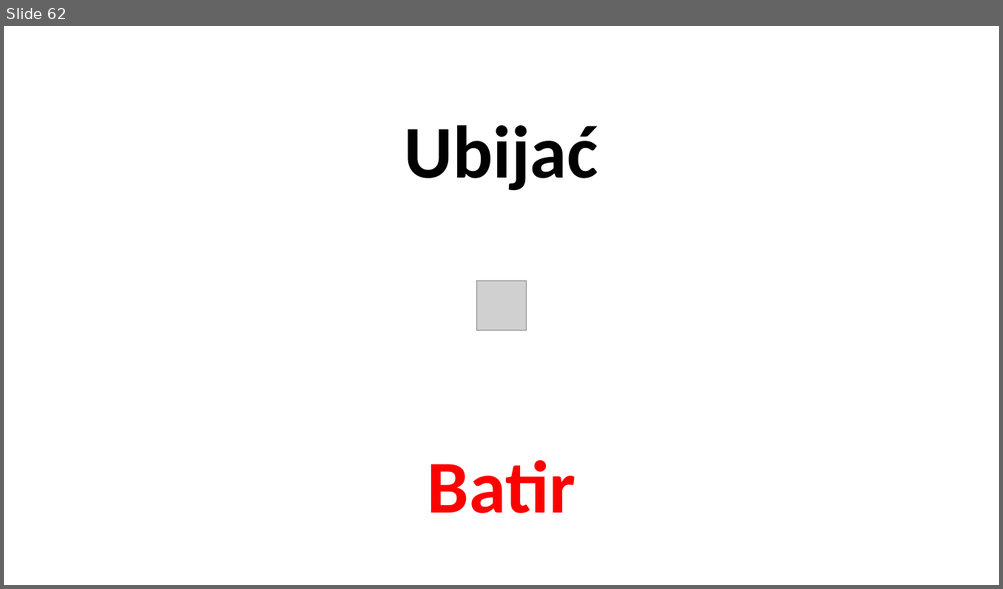
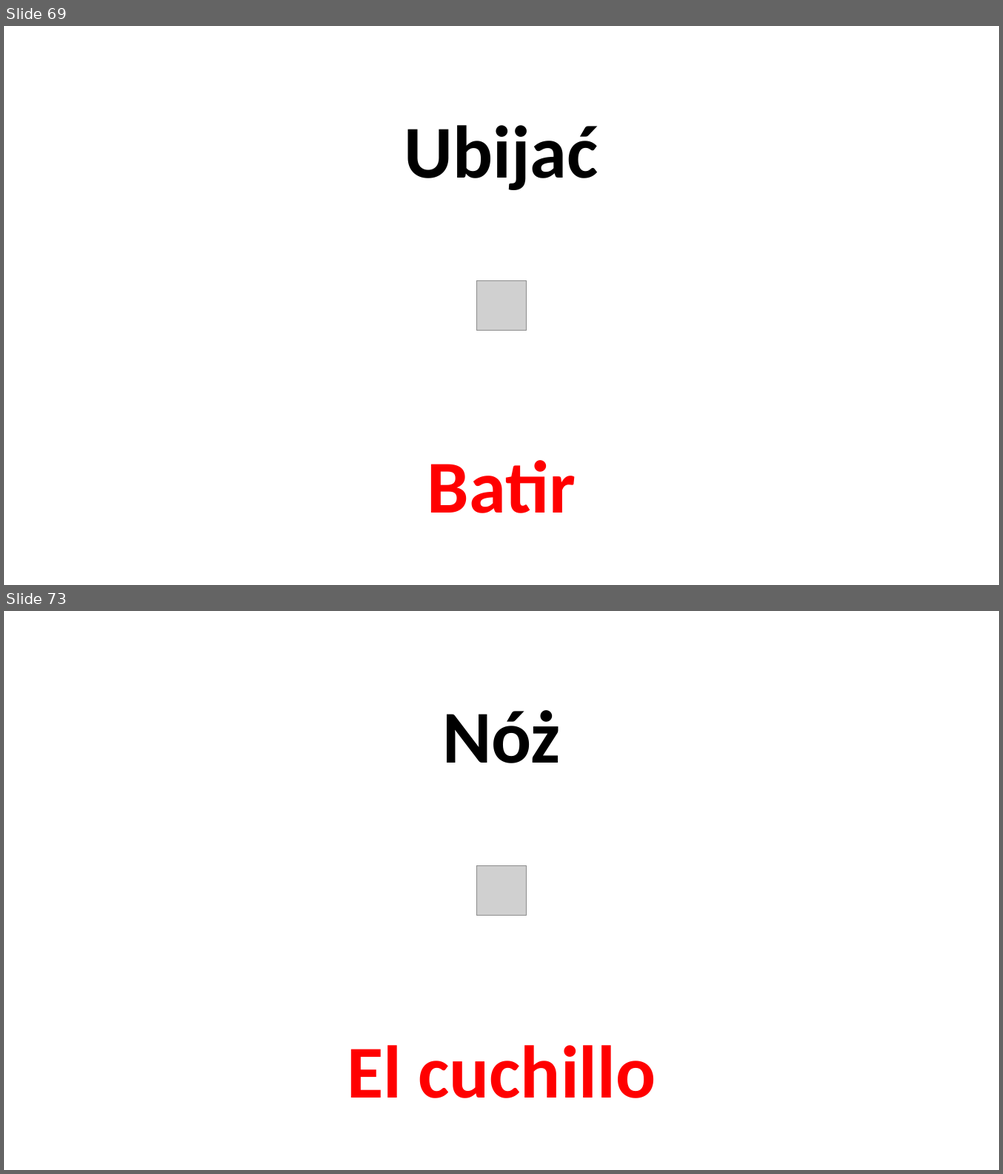
Before and after one commit to wojciechkrakowiak7-arch/Fajna-strona, a slide deck: pliki hiszpański/La comida.pptx. Shown one above the other, each under a label of ours: slide 62 before the commit, slides 69 and 73 after it; the slides between them are not shown. The pictures are 1003x589 and 1003x1174 pixels, drawn with LibreOffice and Linux fonts; fonts in the diff are those of the drawing; grey boxes stand for pictures. Boxes give left, top, right and bottom in pixels: in the first picture for what was removed or moved away, otherwise in the second. Text is boxed around its words. In the diff, an @@ line names an element or a change of style, - is before the commit and + after.

```diff
--- a/pliki hiszpański/La comida.pptx
+++ b/pliki hiszpański/La comida.pptx
@@ slide 73 added at [4,611,999,1170], background #FFFFFF @@
@@ title added at [442,710,560,763], 72 pt, text #000000, bold @@
+Nóż
@@ picture added at [476,866,526,916] @@
@@ subtitle added at [347,1045,656,1099], 72 pt, text #FF0000, bold @@
+El cuchillo
@@ what was slide 62 is now slide 69 @@
```
Also in this commit, not shown: 1 slide changed, 14 other slides added, 9 other files.
